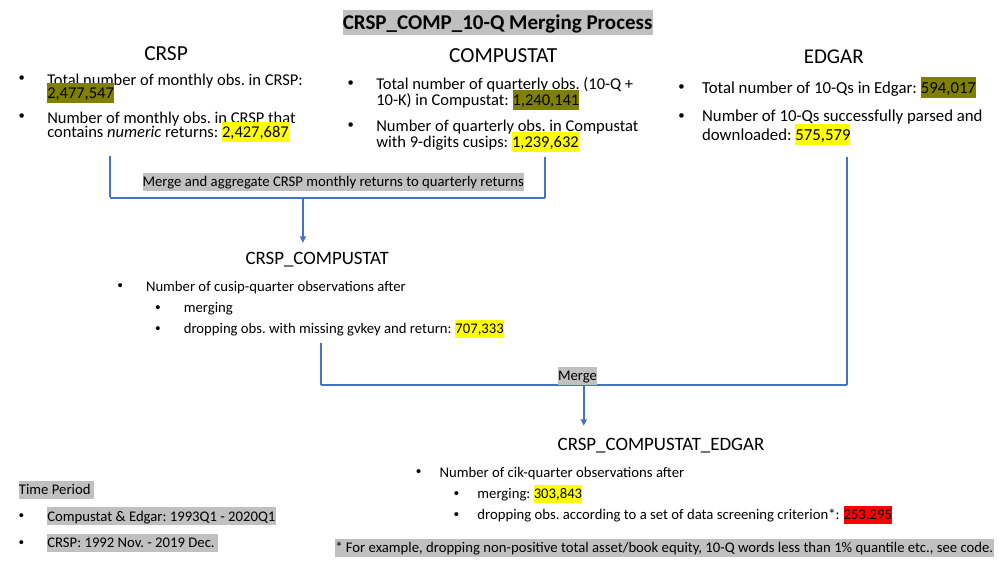
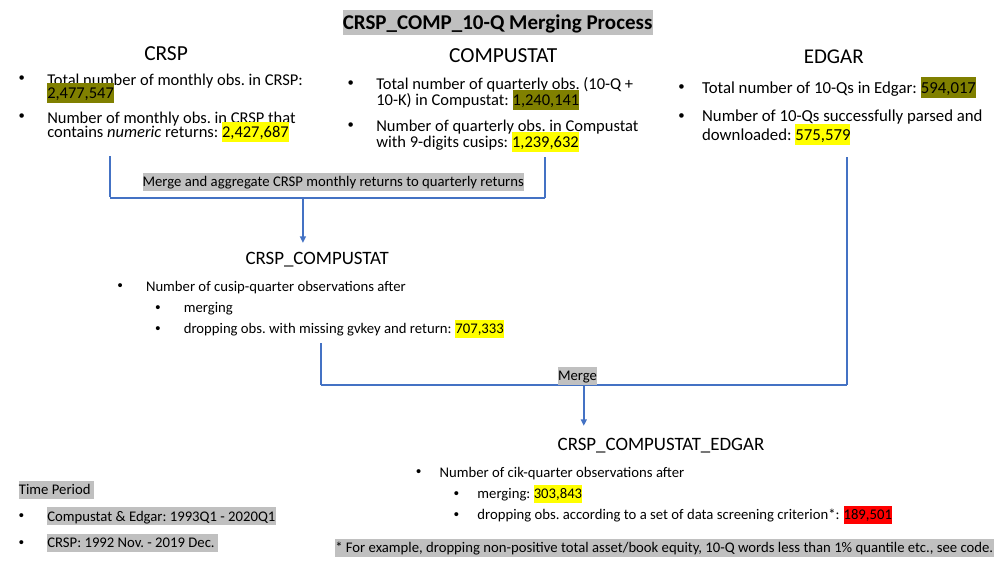
Before and after one commit to fengzhi22/narrative_conservatism, a slide deck: slide 2 of output/figure_1.pptx. Drawn at 1008x567 pixels with LibreOffice and Linux fonts; fonts in the diff are those of the drawing. Boxes give left, top, right and bottom in pixels: in the first picture for what was removed or moved away, otherwise in the second. Text is boxed around its words. In the diff, an @@ line names an element or a change of style, - is before the commit and + after.

Commit message:
modify TLAG def; 8-K data merge WIP

```diff
--- a/output/figure_1.pptx
+++ b/output/figure_1.pptx
@@ text at bbox=[477, 508, 892, 522]: text changed @@
-  • dropping obs. according to a set of data screening criterion*: 253,295
+  • dropping obs. according to a set of data screening criterion*: 189,501
```
Also in this commit, not shown: 7 other files.
